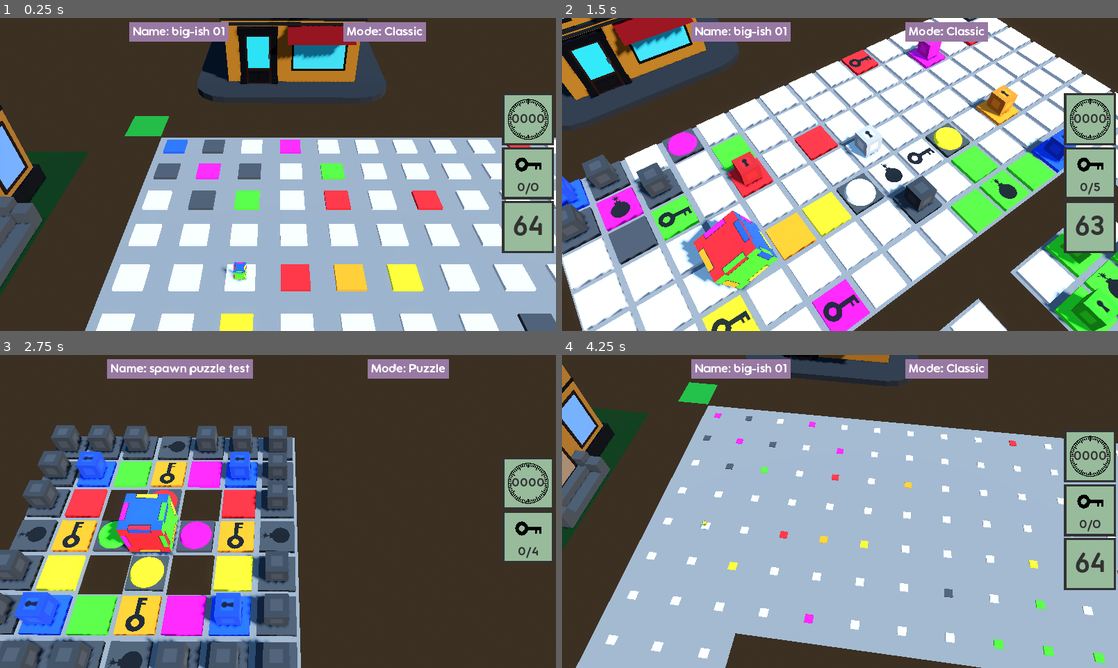
Above: before the commit, frames 1-4 (two rows, left to right).
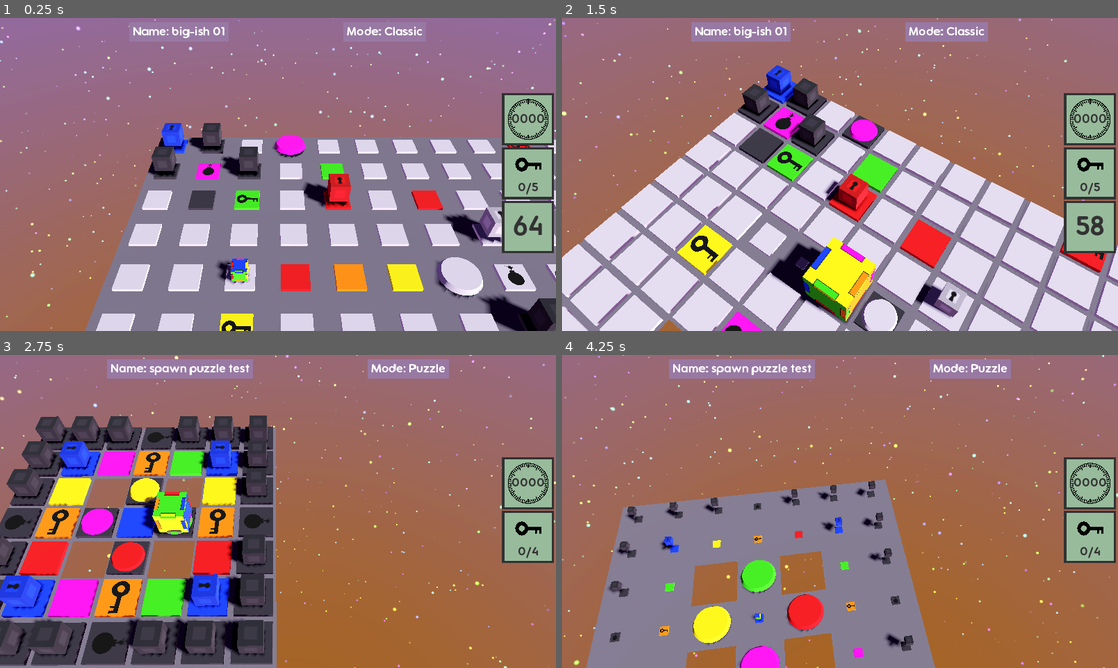
Above: after the commit, the same moments.

Repository: garrettjwilke/cube_thingy
Game: Godot game, scene res://scenes/3d/game_base.tscn
Same seed, same stepped clock (60 frames per second), same inputs: the game is played once before the commit and once after it.
Inputs:
- Up to frame 1 (0.25 s): no input
- Up to frame 2 (1.5 s): hold D (right) 0.53-1.28 s; tap Q (CAM_ROTATE_LEFT) at 0.6 s; tap E (CAM_ROTATE_RIGHT) at 0.8, 1.35 s; hold S (back) from 1.28 s (still down)
- Up to frame 3 (2.75 s): tap N (level_next) at 1.55, 2.1 s; release S (back) at 2.03 s; hold D (right) from 2.03 s (still down); tap B (level_previous) at 2.3 s
- Up to frame 4 (4.25 s): release D (right) at 2.78 s; hold W (forward) 2.78-3.53 s; tap B (level_previous) at 2.85 s; tap Q (CAM_ROTATE_LEFT) at 3.05, 3.6 s; hold A (left) from 3.53 s (still down); tap E (CAM_ROTATE_RIGHT) at 3.8 s; tap R (reset) at 4.15 s

The runs differ from the first frame. In frame 1, 92% of the frame differs, in the area x 0-100%, y 0-100%; in frame 2, 93%; in frame 3, 92%; in frame 4, 97%.

Commit message:
added skybox

Diff:
--- a/scenes/3d/view_3d.tscn
+++ b/scenes/3d/view_3d.tscn
@@ -1,19 +1,31 @@
-[gd_scene load_steps=17 format=3 uid="uid://d0qkbl33uofmb"]
+[gd_scene load_steps=18 format=3 uid="uid://d0qkbl33uofmb"]
 
 [ext_resource type="Script" path="res://scripts/view_3d.gd" id="1_wpaoh"]
+[ext_resource type="Shader" path="res://scripts/sky_stars.gdshader" id="2_3vjy3"]
 [ext_resource type="PackedScene" uid="uid://c5a2v6m2bufp0" path="res://scenes/3d/cube_3d.tscn" id="2_x1n4d"]
 [ext_resource type="Shader" path="res://scripts/grid.gdshader" id="4_eakim"]
 [ext_resource type="Shader" path="res://scripts/mobius.gdshader" id="5_hvqdt"]
 [ext_resource type="ArrayMesh" uid="uid://khps4w87p745" path="res://assets/meshes/shop_01.obj" id="5_kw8ap"]
 [ext_resource type="ArrayMesh" uid="uid://c5s26t4lib4sm" path="res://assets/meshes/building_01.obj" id="6_l0u5q"]
 
-[sub_resource type="ProceduralSkyMaterial" id="ProceduralSkyMaterial_m7yul"]
-sky_top_color = Color(0.290196, 0.447059, 0.701961, 1)
-sky_horizon_color = Color(0.64625, 0.65575, 0.67075, 1)
-ground_horizon_color = Color(0.64625, 0.65575, 0.67075, 1)
+[sub_resource type="ShaderMaterial" id="ShaderMaterial_o1qub"]
+shader = ExtResource("2_3vjy3")
+shader_parameter/color_1 = Color(0.42, 0.333, 0.612, 1)
+shader_parameter/color_2 = Color(0.518, 0.31, 0.129, 1)
+shader_parameter/exponent_factor_top = 1.0
+shader_parameter/exponent_factor_bottom = 1.0
+shader_parameter/intensity_amp = 1.0
+shader_parameter/star_base_color = Color(0.972549, 0.823529, 0, 1)
+shader_parameter/star_hue_offset = 0.686
+shader_parameter/star_intensity = 0.1
+shader_parameter/star_twinkle_speed = 0.8
+shader_parameter/star_twinkle_intensity = 0.2
+shader_parameter/layer_scale = 20.0
+shader_parameter/layer_scale_step = 10.0
+shader_parameter/layers_count = 3
 
 [sub_resource type="Sky" id="Sky_a60fu"]
-sky_material = SubResource("ProceduralSkyMaterial_m7yul")
+sky_material = SubResource("ShaderMaterial_o1qub")
 
 [sub_resource type="Environment" id="Environment_gyr2i"]
 background_mode = 2
@@ -113,6 +125,7 @@
 
 [node name="grass" type="MeshInstance3D" parent="."]
 transform = Transform3D(0.5, 0, 0, 0, 0.5, 0, 0, 0, 0.5, -1, -0.1, -1)
+visible = false
 mesh = SubResource("PlaneMesh_iidm3")
 
 [node name="floor" type="MeshInstance3D" parent="."]
@@ -122,8 +135,10 @@
 
 [node name="Shop01" type="MeshInstance3D" parent="."]
 transform = Transform3D(-0.0992546, 3.03681e-17, -0.0121869, 3.48787e-17, 0.1, -3.48787e-17, 0.0121869, -3.88693e-17, -0.0992546, 3.90509, 2.86102e-06, 0.0951409)
+visible = false
 mesh = ExtResource("5_kw8ap")
 
 [node name="Building01" type="MeshInstance3D" parent="."]
 transform = Transform3D(0.3, 0, 0, 0, 0.3, 0, 0, 0, 0.3, -4.48819, 0, 3.44765)
+visible = false
 mesh = ExtResource("6_l0u5q")
--- a/scripts/cube_3d.gd
+++ b/scripts/cube_3d.gd
@@ -67,7 +67,7 @@
 func fake_roll(dir):
 	if rolling:
 		#CAN_ROLL = "false"
-		return "false"
+		return false
 	rolling = true
 	# create a FAKE_PIVOT mesh
 	var FAKE_PIVOT = Node3D.new()
@@ -108,11 +108,11 @@
 	rolling = false
 	# if the color of the tile we are trying to move into is the same as what our cube will be
 	if FUTURE_ORIENTATION_COLOR == CHECK_TILE[1]:
-		return "true"
+		return true
 	else:
 		hmls.sound_effect("illegal")
 		hmls.debug_message("cube_3d.gd - fake_roll() - CHECK_COLOR",CHECK_TILE,2)
-		return "false"
+		return false
 
 func roll(dir):
 	# Do nothing if we're currently rolling.
@@ -164,7 +164,7 @@
 	scale = Vector3(0.01,0.01,0.01)
 	hmls.PAUSE = true
 	var tween2 = create_tween()
-	tween2.tween_property(self,"scale",Vector3(1,1,1),1.2)
+	tween2.tween_property(self,"scale",Vector3(1,1,1),0.9)
 	await tween2.finished
 	hmls.PAUSE = false
 	#var tween2 = create_tween()
@@ -282,7 +282,7 @@
 				hmls.sound_effect("illegal")
 				return
 		var CAN_ROLL = await fake_roll(DIR)
-		if CAN_ROLL == "false":
+		if CAN_ROLL == false:
 			return
 		hmls.attribute_stuffs(Vector2(hmls.CUBE_POSITION.x + DIR.x, hmls.CUBE_POSITION.y + DIR.z))
 		roll(DIR)
--- a/scripts/hmls.gd
+++ b/scripts/hmls.gd
@@ -126,7 +126,7 @@
 			debug_message("hmls.gd - floor_check() - couldn't find node",str("VIEW_3D/",NODE_NAME),2)
 			return "stop"
 	# if cube passes check, get the color of the next tile it is rolling into
-	NEXT_COLOR = LEVEL_MATRIX[pos_y][pos_x]
+	NEXT_COLOR = CURRENT_LEVEL[pos_y][pos_x]
 	#print(NEXT_COLOR)
 	return NEXT_COLOR
 
@@ -412,7 +412,6 @@
 	CURRENT_TILE.name = str(x,"x",y)
 	CURRENT_TILE.scale = Vector3(TILE_SCALE, TILE_HEIGHT, TILE_SCALE)
 	CURRENT_TILE.position = Vector3(x, -(TILE_HEIGHT / 2 + 0.03), y)
-	await scale_thingy(CURRENT_TILE,0.4)
 	match ATTRIBUTE:
 		"start_position":
 			pass
@@ -424,6 +423,7 @@
 			spawn_bomb(COLOR, CURRENT_TILE.name)
 		"detonator":
 			spawn_detonator(x,y,COLOR)
+	await scale_thingy(CURRENT_TILE,0.4)
 
 signal signal_detonator(COLOR)
 
@@ -475,6 +475,8 @@
 		LEVEL_RESOLUTION = Vector2(0,0)
 		KEY_COUNT = 0
 		KEY_COUNT_TOTAL = 0
+		LAST_CELL = ""
+		SPHERE_COUNT = 0
 		return
 	load_level()
 	# spawn all tiles in LEVEL_MATRIX
@@ -696,12 +698,12 @@
 	#DisplayServer.window_set_mode(DisplayServer.WINDOW_MODE_WINDOWED)
 	update_level(1)
 
-var COUNT = 0
+var SPHERE_COUNT = 0
 func _process(_delta):
 	if IS_READY == true:
 		if AMOUNT_LEFT == 0:
-			COUNT += 1
-			if COUNT == 1:
+			SPHERE_COUNT += 1
+			if SPHERE_COUNT == 1:
 				var rng_spawn = Vector2(rng(0,LEVEL_RESOLUTION.x),rng(0,LEVEL_RESOLUTION.y))
 				spawn_final_orb(Vector3(rng_spawn.x,0.5,rng_spawn.y),get_cell_data(str(rng(2,7),0))[0])
 	if PAUSE:
--- /dev/null
+++ b/scripts/sky_stars.gdshader
@@ -0,0 +1,128 @@
+shader_type sky;
+render_mode disable_fog;
+// Comment this if you don't want to use star twinke. However, if you do want to keep it,
+// I suggest you to set the sky process mode to High-Quality Incremental or Real-Time,
+// as star twinkling may greatly impact performance.
+#define USE_TWINKLE
+
+group_uniforms sky;
+
+uniform vec3 color_1 : source_color = vec3(0.42, 0.333, 0.612);
+uniform vec3 color_2 : source_color = vec3(0.518, 0.31, 0.129);
+
+uniform float exponent_factor_top : hint_range(0, 100) = 1.0;
+uniform float exponent_factor_bottom : hint_range(0, 100) = 1.0;
+uniform float intensity_amp : hint_range(0, 1) = 1.0;
+
+group_uniforms stars;
+uniform vec3 star_base_color: source_color = vec3(0.8, 1.0, 0.3);
+uniform float star_hue_offset: hint_range(0., 1.) = 0.6;
+uniform float star_intensity: hint_range(0., 0.2) = 0.08;
+#ifdef USE_TWINKLE
+uniform float star_twinkle_speed: hint_range(0.0, 2.0) = 0.8;
+uniform float star_twinkle_intensity: hint_range(0.0, 1.0) = 0.2;
+#endif
+
+group_uniforms layers;
+uniform float layer_scale: hint_range(0., 60.) = 20.;
+uniform float layer_scale_step: hint_range(0., 40.) = 10.;
+uniform int layers_count: hint_range(0, 12) = 3;
+
+// Hue credit:
+// The MIT License
+// Copyright © 2024 DigvijaysinhGohil
+// https://github.com/DigvijaysinhGohil/Godot-Shader-Lib
+
+vec3 hue(vec3 input, float offset, int range_index) {
+	// RGB to HSV
+	vec4 k = vec4(0., -1./3., 2./3., -1.);
+	vec4 p = mix(vec4(input.bg, k.wz), vec4(input.gb, k.xy), step(input.b, input.g));
+	vec4 q = mix(vec4(p.xyw, input.r), vec4(input.r, p.yzx), step(p.x, input.r));
+	float d = q.x - min(q.w, q.y);
+	float e = 1.e-10;
+	vec3 hsv = vec3(abs(q.z + (q.w - q.y) / (6. * d + e)), d / (q.x + e), q.x);
+
+	offset = (range_index == 0) ? offset / 360. : offset;
+	float hue = hsv.x + offset;
+	if (hue < 0.) {
+		hsv.x = hue + 1.;
+	} else if (hue > 1.) {
+		hsv.x = hue - 1.;
+	} else {
+		hsv.x = hue;
+	}
+
+	// HSV to RGB
+	vec4 k2 = vec4(1., 2./3., 1./3., 3.);
+	vec3 p2 = abs(fract(hsv.xxx + k2.xyz) * 6. - k2.www);
+	vec3 rgb = hsv.z * mix(k2.xxx, clamp(p2 - k2.xxx, 0., 1.), hsv.y);
+	return rgb;
+}
+
+// Voronoi method credit:
+// The MIT License
+// Copyright © 2013 Inigo Quilez
+// https://www.shadertoy.com/view/ldl3Dl
+
+vec3 hash(vec3 x) {
+	x = vec3(dot(x, vec3(127.1,311.7, 74.7)),
+			 dot(x, vec3(269.5,183.3,246.1)),
+			 dot(x, vec3(113.5,271.9,124.6)));
+	return fract(sin(x) * 43758.5453123);
+}
+
+vec2 voronoi(in vec3 x){
+	vec3 p = floor(x);
+	vec3 f = fract(x);
+
+	float res = 100.;
+	float id = 0.;
+
+	for (float k = -1.; k <= 1.; k += 1.) {
+		for (float j = -1.; j <= 1.; j += 1.) {
+			for (float i = -1.; i <= 1.; i += 1.) {
+				vec3 b = vec3(i, j, k);
+				vec3 r = vec3(b) - f + hash(p + b);
+				float d = dot(r, r);
+				if (d < res) {
+					res = d;
+					id = dot(p + b, vec3(0., 57., 113.));
+				}
+		    }
+		}
+	}
+
+	return vec2(sqrt(res), id);
+}
+
+void sky() {
+	float p = EYEDIR.y;
+	float p1 = 1.0f - pow(min(1.0f, 1.0f - p), exponent_factor_top);
+	float p3 = 1.0f - pow(min(1.0f, 1.0f + p), exponent_factor_bottom);
+	float p2 = 1.0f - p1 - p3;
+
+	COLOR = (
+		color_1 * p2 +
+		color_2 * p3
+	) * intensity_amp;
+	//COLOR = sky_color;
+
+	for (int i = 0; i < layers_count; i++) {
+		vec3 pos = EYEDIR * (layer_scale + float(i) * layer_scale_step);
+		vec2 layer = voronoi(pos);
+
+		vec3 rand = hash(vec3(layer.y));
+
+		#ifdef USE_TWINKLE
+			float twinkle = sin(TIME * PI * star_twinkle_speed + rand.x * TAU);
+			twinkle *= star_twinkle_intensity;
+			float star = smoothstep(star_intensity + star_intensity * twinkle, 0., layer.x);
+		#else
+			float star = smoothstep(star_intensity, 0., layer.x);
+		#endif
+
+		vec3 star_color = star * hue((COLOR + star_base_color), rand.y * star_hue_offset, 1);
+
+		COLOR += star_color;
+	}
+}
--- a/scripts/view_3d.gd
+++ b/scripts/view_3d.gd
@@ -41,8 +41,24 @@
 	hmls.emit_signal("signal_level_start")
 	#hmls.spawn_final_orb(Vector3(5,1,8),hmls.get_default("COLOR_YELLOW"))
 
+var rotation_count = 0
+func rotate_skybox():
+	var speed = 0.00015
+	rotation_count += 0.01
+	if rotation_count < 4:
+		$WorldEnvironment.environment.sky_rotation.x += speed
+		$WorldEnvironment.environment.sky_rotation.y -= speed
+		$WorldEnvironment.environment.sky_rotation.z += speed
+	if rotation_count > 4:
+		$WorldEnvironment.environment.sky_rotation.x += speed * 2
+		$WorldEnvironment.environment.sky_rotation.y -= speed * 2
+		$WorldEnvironment.environment.sky_rotation.z += speed * 2
+	if rotation_count > 8:
+		rotation_count = 0
+
 var COLOR_CYCLE = 0
 func _process(delta):
+	rotate_skybox()
 	if Input.is_action_just_pressed("ui_undo"):
 		if hmls.ENABLE_SHADERS:
 			hmls.ENABLE_SHADERS = false
@@ -57,9 +73,9 @@
 			$Camera3D/shader_mobius.hide()
 			$Camera3D/DirectionalLight3D.light_energy = 0.75
 	if Input.is_action_just_pressed("CAM_ROTATE_LEFT"):
+		rotate_view(-1)
+	if Input.is_action_just_pressed("CAM_ROTATE_RIGHT"):
 		rotate_view(1)
-	if Input.is_action_just_pressed("CAM_ROTATE_RIGHT"):
-		rotate_view(-1)
 	match hmls.ROTATION_COUNT:
 		1:
 			cam_offset = Vector3(3, 8, 5)
